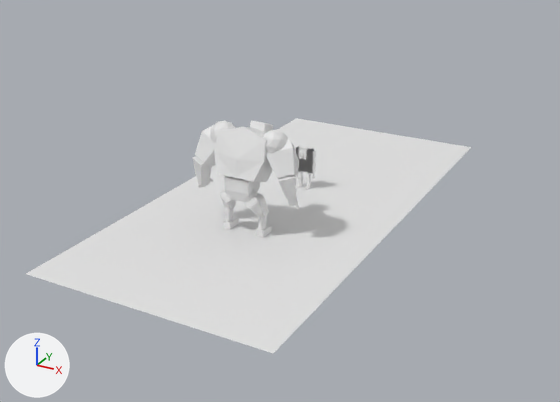
What one commit did to the Blender file OldManScene.blend.
Rendered twice from a 50 mm lens placed at (27.6, -54.5, 25.5), pointed at (1.2, -6.5, 1.5). The lights are fixed; the arrows at lower left show +X, +Y and +Z.
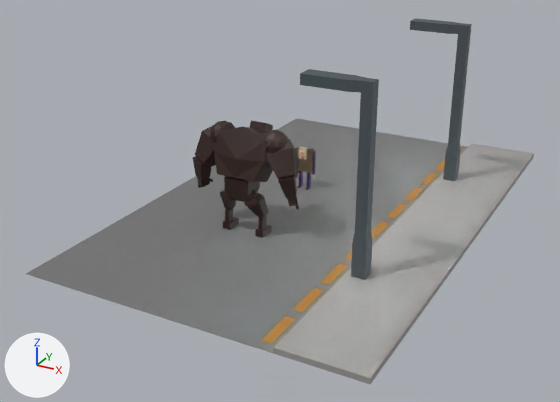
Diff of the bpy script that builds the scene:
```diff
--- a/OldManScene.blend.py
+++ b/OldManScene.blend.py
@@ me_cube_007 @@
 me_cube_007.from_pydata(...)  # 12 vertices, 10 faces; spans x -1.0..1.0, y -1.0..1.0, z -1.05..1.0
+me_cube_007.materials.append(mat_black_shoes)  # black #2a110a
@@ me_cube_008 @@
 me_cube_008.from_pydata(...)  # 8 vertices, 6 faces; spans x 5.28..7.28, y 0.88..2.88, z 4.43..6.43
+me_cube_008.materials.append(mat_black_shoes)  # black #2a110a
@@ me_cube_009 @@
 me_cube_009.from_pydata(...)  # 8 vertices, 6 faces; spans x 5.28..7.28, y 0.88..3.47, z 4.42..6.43
+me_cube_009.materials.append(mat_black_shoes)  # black #2a110a
@@ me_cube_011 @@
 me_cube_011.from_pydata(...)  # 12 vertices, 8 faces; spans x 0.0..1.28, y -1.5..1.24, z -1.0..1.41
+me_cube_011.materials.append(mat_black_shoes)  # black #2a110a
@@ me_cube_014 @@
 me_cube_014.from_pydata(...)  # 42 vertices, 40 faces; spans x 3.8..7.67, y 0.23..4.61, z 4.43..7.21
+me_cube_014.materials.append(mat_black_shoes)  # black #2a110a
@@ me_cube_018 @@
 me_cube_018.from_pydata(...)  # 12 vertices, 10 faces; spans x -1.0..1.0, y -1.0..1.0, z -1.0..1.0
+me_cube_018.materials.append(mat_black_shoes)  # black #2a110a
@@ me_cube_029 @@
 me_cube_029.from_pydata(...)  # 12 vertices, 10 faces; spans x -1.58..1.27, y -1.71..1.27, z -1.0..1.0
+me_cube_029.materials.append(mat_black_shoes)  # black #2a110a
@@ me_cube_030 @@
 me_cube_030.from_pydata(...)  # 8 vertices, 6 faces; spans x -1.0..1.0, y -0.85..1.0, z -1.0..1.57
+me_cube_030.materials.append(mat_black_shoes)  # black #2a110a
@@ me_icosphere_002 @@
 me_icosphere_002.from_pydata(...)  # 42 vertices, 80 faces; spans x -0.95..0.95, y -1.0..1.0, z -1.0..1.0
+me_icosphere_002.materials.append(mat_black_shoes)  # black #2a110a
@@ me_plane @@
 me_plane.from_pydata(...)  # 4 vertices, 1 face; spans x -1.0..1.0, y -1.0..1.0, z 0.0
+me_plane.materials.append(mat_road_colour)  # grey #737373
@@ me_plane_001 @@
+me_plane_001.from_pydata([(-1.0, -1.0, 0.0), (1.0, -1.0, 0.0), (-1.0, 1.0, 0.0), (1.0, 1.0, 0.0)], [], [(0, 1, 3, 2)])
+me_plane_001.materials.append(mat_no_parking_strip)  # brown #ad750f
@@ ob_plane_003 @@
+ob_plane_003 = bpy.data.objects.new('Plane.003', me_plane_003)  # 32 vertices, 30 faces; spans x -1.76..-0.1, y -0.16..-0.1, z -0.01..1.8; in mat_metallic_grey (dark grey #596468), mat_street_light_emission (white #e7e7e7)
+ob_plane_003.location = (11.35, 9.42, 0.52)
+ob_plane_003.scale = (2.94, 19.6, 7.24)
@@ ob_plane_002 @@
+ob_plane_002 = bpy.data.objects.new('Plane.002', me_plane_003)  # 32 vertices, 30 faces; spans x -1.76..-0.1, y -0.16..-0.1, z -0.01..1.8; in mat_metallic_grey (dark grey #596468), mat_street_light_emission (white #e7e7e7)
+ob_plane_002.location = (11.35, -9.96, 0.52)
+ob_plane_002.scale = (2.94, 19.6, 7.24)
@@ ob_plane_001 @@
+ob_plane_001 = bpy.data.objects.new('Plane.001', me_plane_002)  # a box spanning x -1.0..1.0, y -1.0..1.0, z 0.0..0.06; in mat_side_walk (grey #9b9796)
+ob_plane_001.location = (12.52, -2.88, 0.0)
+ob_plane_001.scale = (2.94, 19.6, 7.24)
@@ ob_plane_013 @@
+ob_plane_013 = bpy.data.objects.new('Plane.013', me_plane_001)
+ob_plane_013.location = (8.68, 14.46, 0.03)
+ob_plane_013.scale = (0.351, 1.51, 0.351)
@@ ob_plane_012 @@
+ob_plane_012 = bpy.data.objects.new('Plane.012', me_plane_001)
+ob_plane_012.location = (8.68, 10.6, 0.03)
+ob_plane_012.scale = (0.351, 1.51, 0.351)
@@ ob_plane_011 @@
+ob_plane_011 = bpy.data.objects.new('Plane.011', me_plane_001)
+ob_plane_011.location = (8.68, 6.91, 0.03)
+ob_plane_011.scale = (0.351, 1.51, 0.351)
@@ ob_plane_010 @@
+ob_plane_010 = bpy.data.objects.new('Plane.010', me_plane_001)
+ob_plane_010.location = (8.68, 3.02, 0.03)
+ob_plane_010.scale = (0.351, 1.51, 0.351)
@@ ob_plane_009 @@
+ob_plane_009 = bpy.data.objects.new('Plane.009', me_plane_001)
+ob_plane_009.location = (8.68, -0.84, 0.03)
+ob_plane_009.scale = (0.351, 1.51, 0.351)
@@ ob_plane_008 @@
+ob_plane_008 = bpy.data.objects.new('Plane.008', me_plane_001)
+ob_plane_008.location = (8.68, -4.73, 0.03)
+ob_plane_008.scale = (0.351, 1.51, 0.351)
@@ ob_plane_007 @@
+ob_plane_007 = bpy.data.objects.new('Plane.007', me_plane_001)
+ob_plane_007.location = (8.68, -8.65, 0.03)
+ob_plane_007.scale = (0.351, 1.51, 0.351)
@@ ob_plane_006 @@
+ob_plane_006 = bpy.data.objects.new('Plane.006', me_plane_001)
+ob_plane_006.location = (8.68, -12.53, 0.03)
+ob_plane_006.scale = (0.351, 1.51, 0.351)
@@ ob_plane_005 @@
+ob_plane_005 = bpy.data.objects.new('Plane.005', me_plane_001)
+ob_plane_005.location = (8.68, -16.39, 0.03)
+ob_plane_005.scale = (0.351, 1.51, 0.351)
@@ ob_plane_004 @@
+ob_plane_004 = bpy.data.objects.new('Plane.004', me_plane_001)
+ob_plane_004.location = (8.68, -20.28, 0.03)
+ob_plane_004.scale = (0.351, 1.51, 0.351)
```

Location of each change, (x1, y1, x2, y2) in pixels of the pictures (560 x 402 px):
'Plane', recoloured (white to grey)
    both: (26, 118, 471, 353)
'Plane.001', added
    after: (273, 143, 534, 384)
'Plane.002', added
    after: (300, 69, 379, 280)
'Cube.019', recoloured (white to black)
    both: (214, 127, 273, 182)
'Plane.003', added
    after: (410, 18, 472, 181)
'Cube.021', recoloured (white to black)
    both: (195, 125, 299, 178)
'Icosphere.001', recoloured
    both: (210, 121, 288, 154)
'Cube.023', recoloured (grey to black)
    both: (192, 156, 297, 199)
'Cube.016', recoloured
    both: (224, 176, 260, 202)
'Cube.015', recoloured
    both: (220, 189, 268, 218)
'Plane.004', added
    after: (261, 316, 296, 344)
'Plane.005', added
    after: (293, 288, 324, 312)
'Cube.018', recoloured
    both: (223, 217, 272, 238)
'Plane.006', added
    after: (321, 263, 348, 285)
'Cube.017', recoloured (grey to black)
    both: (225, 207, 267, 230)
'Cube.020', recoloured
    both: (250, 120, 273, 133)
'Cube.024', recoloured (grey to black)
    both: (197, 177, 298, 207)
'Plane.008', added
    after: (371, 221, 390, 238)
'Plane.009', added
    after: (387, 203, 408, 219)
'Icosphere', recoloured
    both: (225, 189, 258, 202)
'Plane.010', added
    after: (404, 187, 423, 201)
'Plane.011', added
    after: (420, 172, 438, 185)
'Plane.012', added
    after: (434, 160, 445, 171)
'Plane.007', added
    after: (345, 251, 352, 260)
